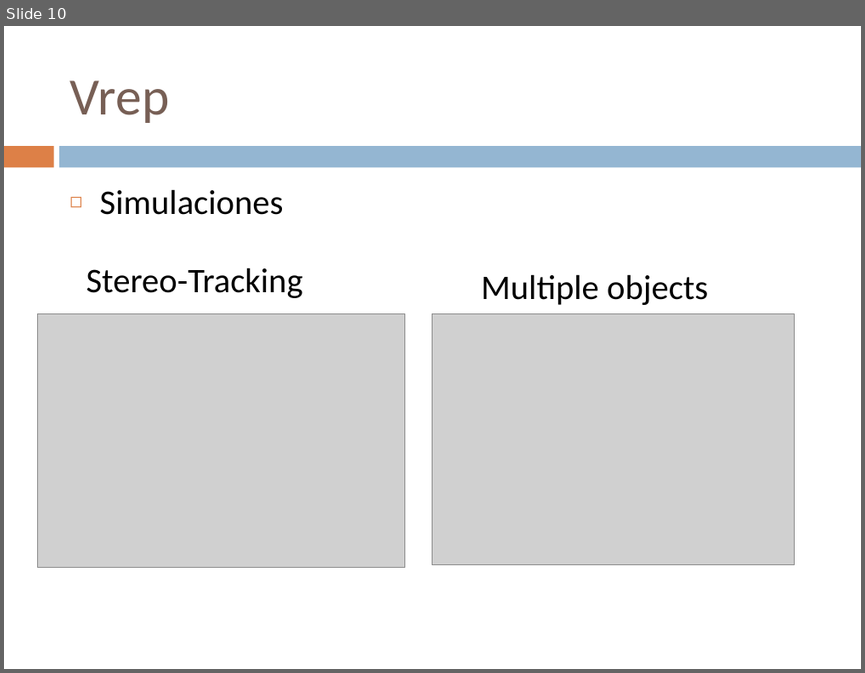
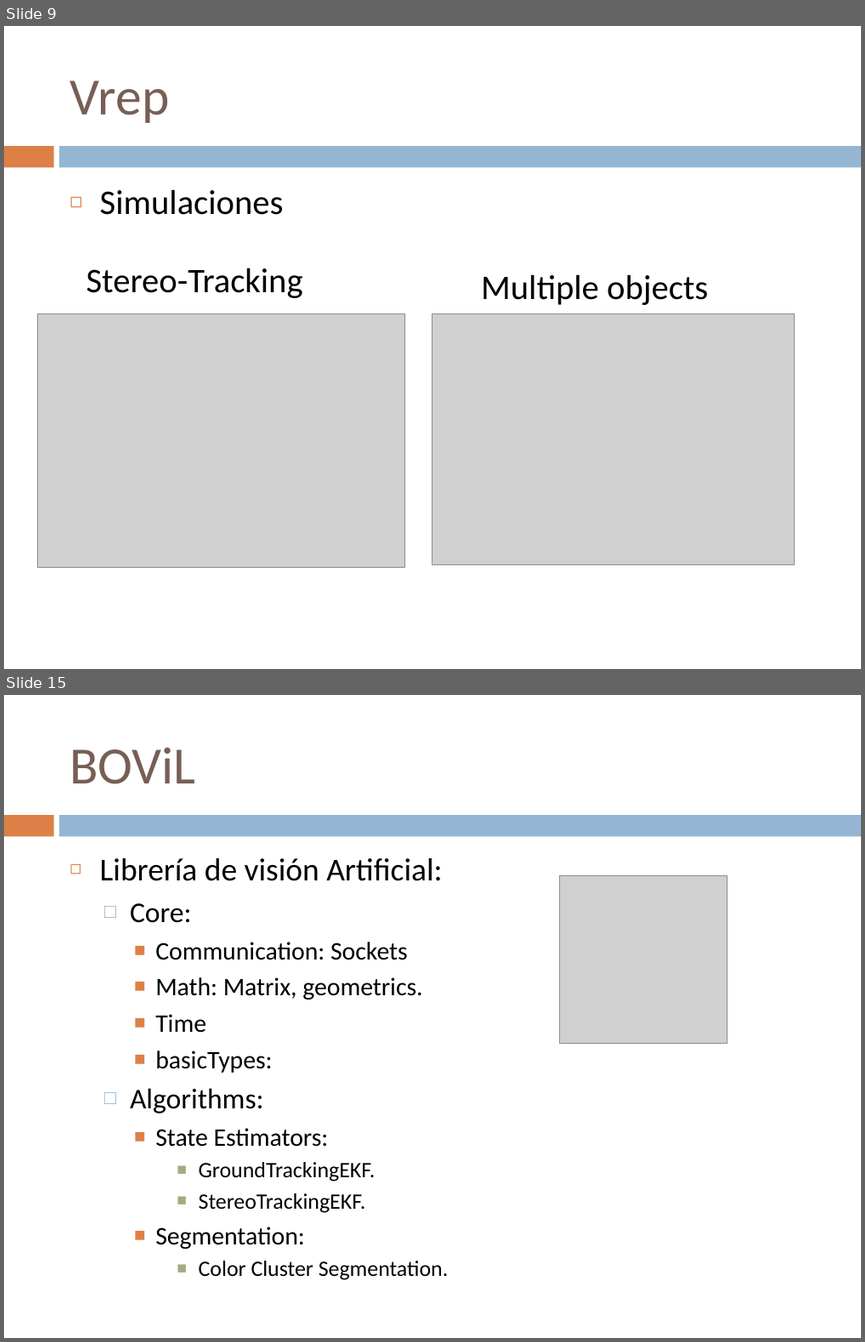
Before and after one commit to Bardo91/PFC, a slide deck: presentation.pptx. Shown one above the other, each under a label of ours: slide 10 before the commit, slides 9 and 15 after it; the slides between them are not shown. The pictures are 865x673 and 865x1342 pixels, drawn with LibreOffice and Linux fonts; fonts in the diff are those of the drawing; grey boxes stand for pictures. Boxes give left, top, right and bottom in pixels: in the first picture for what was removed or moved away, otherwise in the second. Text is boxed around its words. In the diff, an @@ line names an element or a change of style, - is before the commit and + after.

```diff
--- a/presentation.pptx
+++ b/presentation.pptx
@@ slide 15 added at (x1=4, y1=695, x2=861, y2=1338), background #FFFFFF; not listed: 2 template elements that a slide beside it also shows @@
@@ title added at (x1=69, y1=747, x2=195, y2=784), 44 pt, text #775F55 @@
+BOViL
@@ text added at (x1=100, y1=858, x2=449, y2=1280), 21.3 pt, text #000000 @@
+◻ Librería de visión Artificial:
+  □ Core:
+    ■ Communication: Sockets
+    ■ Math: Matrix, geometrics.
+    ■ Time
+    ■ basicTypes:
+  □ Algorithms:
+    ■ State Estimators:
+      ■ GroundTrackingEKF.
+      ■ StereoTrackingEKF.
+    ■ Segmentation:
+      ■ Color Cluster Segmentation.
@@ picture added at (x1=559, y1=876, x2=726, y2=1043) @@
@@ what was slide 10 is now slide 9 @@
```
Also in this commit, not shown: 4 slides changed, 2 other slides added, 4 slides removed.
